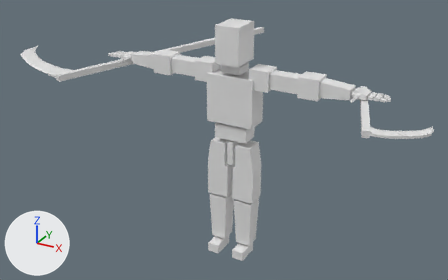
What one commit did to the FBX model Assets/Resources/Champions/Aeiaei/Base_Model_Aeiaei.fbx.
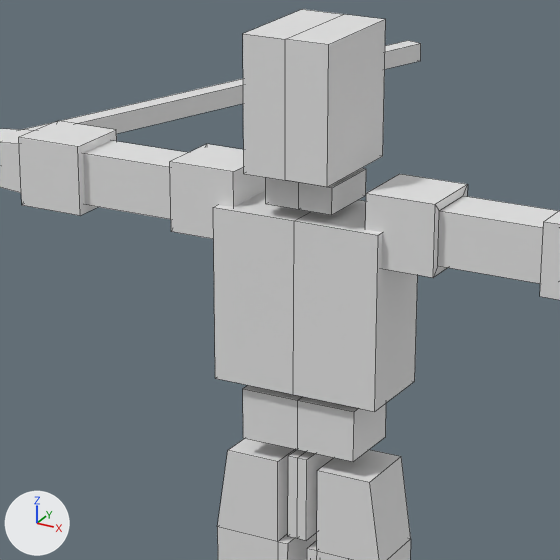
There are two pictures of each version: one whole from a camera (50 mm lens) standing at (10.87, -20.68, 15.39) and looking at (-1.49, 1.8, 4.15), one close up on the part from 33% to 68% of the width and 6% to 61% of the height. The axes (+X, +Y, +Z) are drawn at lower left. The lights are the same throughout. The close-ups show mesh edges as thin lines.
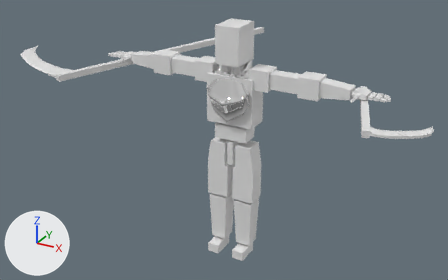
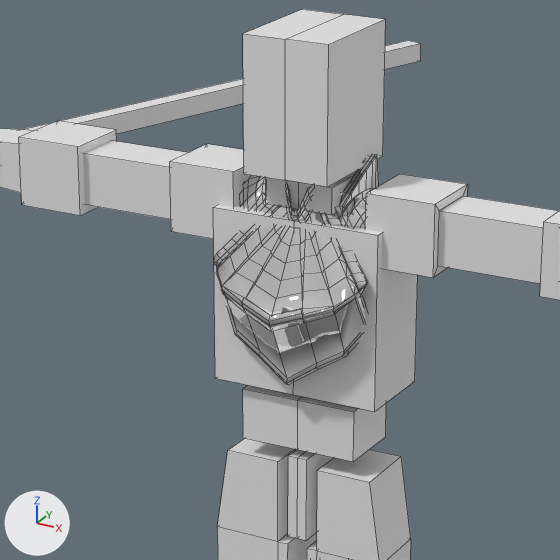
Boxes (x1, y1, x2, y2) around the edits, measured in the close-ups (560 x 560 px):
'Plane.001', added
    after: (214, 154, 379, 385)

Diff of the bpy script that builds the scene:
```diff
--- a/Assets/Resources/Champions/Aeiaei/Base_Model_Aeiaei.fbx.py
+++ b/Assets/Resources/Champions/Aeiaei/Base_Model_Aeiaei.fbx.py
@@ mat_material_005 @@
+mat_material_005 = principled_material('Material.005')
+mat_material_005.base_color = (1.0, 1.0, 1.0)  # white #ffffff
+mat_material_005.metallic = 1.0
+mat_material_005.roughness = 0.0
@@ me_plane_002 @@
+me_plane_002.from_pydata(...)  # 710 vertices, 719 faces; spans x -0.94..0.94, y -1.06..0.65, z 6.16..8.59
+me_plane_002.materials.append(mat_material_005)  # white #ffffff
@@ ob_plane_001 @@
+ob_plane_001 = bpy.data.objects.new('Plane.001', me_plane_002)
+ob_plane_001.location = (0.0, 0.0, 0.0)
```
